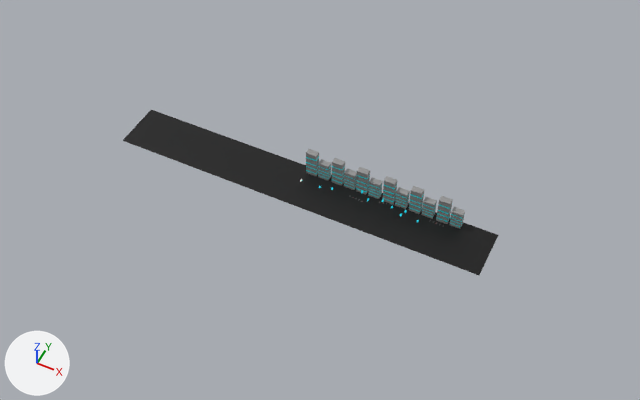
An edit to the Blender file project/resources/stage.blend, drawn before and after from the same camera.
Rendered twice from a camera (50 mm lens) standing at (87.1, -161.7, 196.2) and looking at (6.9, -1.2, -4.4). Arrows for +X, +Y and +Z are at lower left; the lights stay in place. The picture after the commit comes second.
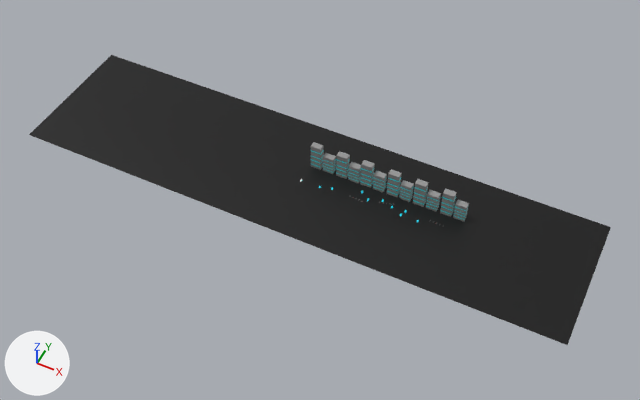
Pixel boxes (x1, y1, x2, y2) of what changed, in the pictures (640 x 400 px):
'Cube.012', moved, rescaled (55% wider, 75% taller): before (123, 110, 498, 275); after (29, 55, 611, 345)
'Cube.011', moved: before (409, 186, 424, 214); after (413, 179, 429, 207)
'Cube', moved: before (306, 149, 319, 176); after (311, 142, 324, 170)
'Cube.008', moved: before (436, 196, 453, 224); after (440, 188, 457, 217)
'Cube.003', moved: before (332, 158, 345, 186); after (336, 151, 350, 179)
'Cube.004', moved: before (383, 176, 397, 204); after (387, 169, 402, 197)
'Cube.007', moved: before (356, 167, 370, 194); after (360, 160, 375, 188)
'Cube.001', moved: before (318, 159, 331, 181); after (323, 153, 336, 174)
'Cube.009', moved: before (449, 207, 465, 229); after (453, 200, 469, 221)
'Cube.005', moved: before (395, 187, 410, 209); after (399, 180, 414, 202)
'Cube.006', moved: before (368, 177, 383, 199); after (373, 171, 387, 192)
'Cube.010', moved: before (422, 197, 437, 219); after (426, 190, 441, 211)
'Cube.002', moved: before (344, 169, 357, 190); after (348, 162, 361, 183)

The change, as a diff of the scene's bpy script:
```diff
--- a/project/resources/stage.blend.py
+++ b/project/resources/stage.blend.py
@@ ob_cube @@
 ob_cube = bpy.data.objects.new('Cube', me_cube_013)
-ob_cube.location = (0.6, 6.3, 1.9)
+ob_cube.location = (0.6, 9.5, 1.9)
 ob_cube.scale = (1.71, 1.0, 4.49)
@@ ob_cube_001 @@
 ob_cube_001 = bpy.data.objects.new('Cube.001', me_cube_014)
-ob_cube_001.location = (4.7, 6.3, 0.7)
+ob_cube_001.location = (4.7, 9.5, 0.7)
 ob_cube_001.scale = (1.71, 1.0, 3.06)
@@ ob_cube_002 @@
 ob_cube_002 = bpy.data.objects.new('Cube.002', me_cube_015)
-ob_cube_002.location = (13.4, 6.3, 0.7)
+ob_cube_002.location = (13.4, 9.5, 0.7)
 ob_cube_002.scale = (1.71, 1.0, 3.06)
@@ ob_cube_003 @@
 ob_cube_003 = bpy.data.objects.new('Cube.003', me_cube_016)
-ob_cube_003.location = (9.3, 6.3, 1.9)
+ob_cube_003.location = (9.3, 9.5, 1.9)
 ob_cube_003.scale = (1.71, 1.0, 4.49)
@@ ob_cube_004 @@
 ob_cube_004 = bpy.data.objects.new('Cube.004', me_cube_017)
-ob_cube_004.location = (26.2, 6.3, 1.9)
+ob_cube_004.location = (26.2, 9.5, 1.9)
 ob_cube_004.scale = (1.71, 1.0, 4.49)
@@ ob_cube_005 @@
 ob_cube_005 = bpy.data.objects.new('Cube.005', me_cube_018)
-ob_cube_005.location = (30.4, 6.3, 0.7)
+ob_cube_005.location = (30.4, 9.5, 0.7)
 ob_cube_005.scale = (1.71, 1.0, 3.06)
@@ ob_cube_006 @@
 ob_cube_006 = bpy.data.objects.new('Cube.006', me_cube_019)
-ob_cube_006.location = (21.6, 6.3, 0.7)
+ob_cube_006.location = (21.6, 9.5, 0.7)
 ob_cube_006.scale = (1.71, 1.0, 3.06)
@@ ob_cube_007 @@
 ob_cube_007 = bpy.data.objects.new('Cube.007', me_cube_020)
-ob_cube_007.location = (17.5, 6.3, 1.9)
+ob_cube_007.location = (17.5, 9.5, 1.9)
 ob_cube_007.scale = (1.71, 1.0, 4.49)
@@ ob_cube_008 @@
 ob_cube_008 = bpy.data.objects.new('Cube.008', me_cube_021)
-ob_cube_008.location = (43.5, 6.3, 1.9)
+ob_cube_008.location = (43.5, 9.5, 1.9)
 ob_cube_008.scale = (1.71, 1.0, 4.49)
@@ ob_cube_009 @@
 ob_cube_009 = bpy.data.objects.new('Cube.009', me_cube_022)
-ob_cube_009.location = (47.6, 6.3, 0.7)
+ob_cube_009.location = (47.6, 9.5, 0.7)
 ob_cube_009.scale = (1.71, 1.0, 3.06)
@@ ob_cube_010 @@
 ob_cube_010 = bpy.data.objects.new('Cube.010', me_cube_023)
-ob_cube_010.location = (38.9, 6.3, 0.7)
+ob_cube_010.location = (38.9, 9.5, 0.7)
 ob_cube_010.scale = (1.71, 1.0, 3.06)
@@ ob_cube_011 @@
 ob_cube_011 = bpy.data.objects.new('Cube.011', me_cube_024)
-ob_cube_011.location = (34.7, 6.3, 1.9)
+ob_cube_011.location = (34.7, 9.5, 1.9)
 ob_cube_011.scale = (1.71, 1.0, 4.49)
@@ ob_cube_012 @@
 ob_cube_012 = bpy.data.objects.new('Cube.012', me_cube_025)
-ob_cube_012.location = (0.0, 0.0, -2.4)
-ob_cube_012.scale = (7.39, 1.0, 0.334)
+ob_cube_012.location = (0.0, 3.1, -2.4)
+ob_cube_012.scale = (10.9, 2.77, 0.334)
```
